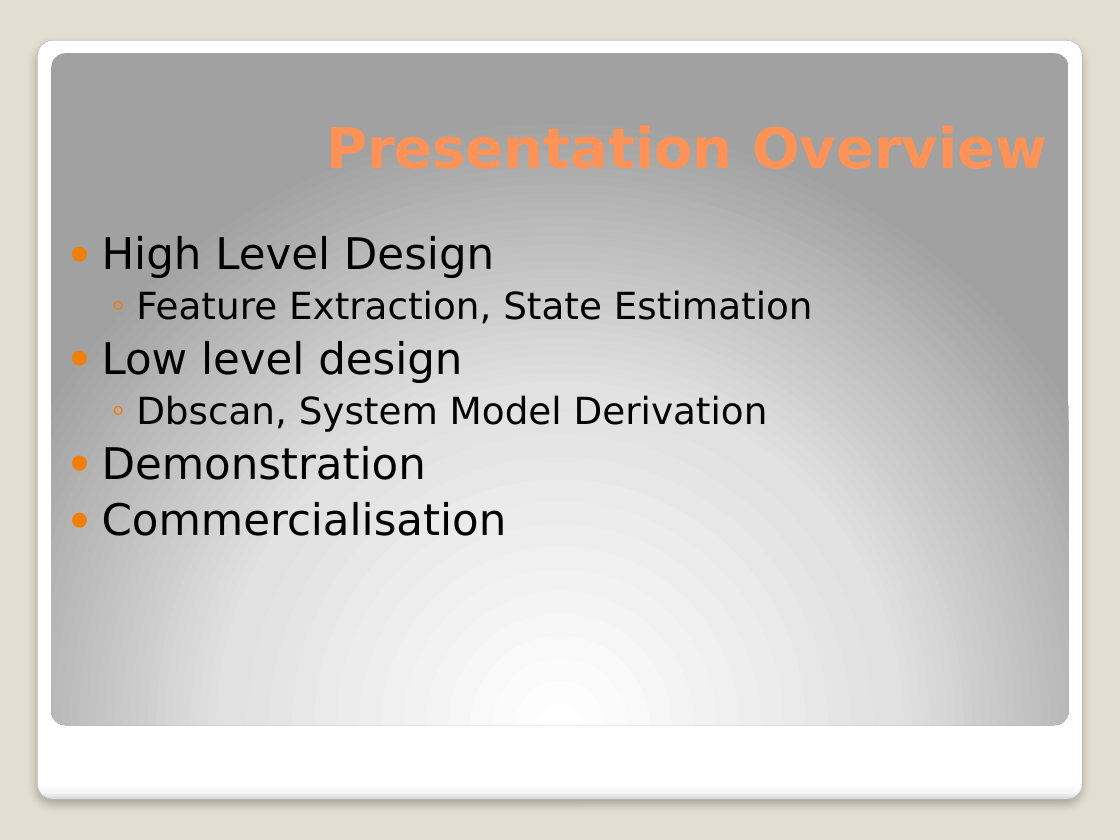
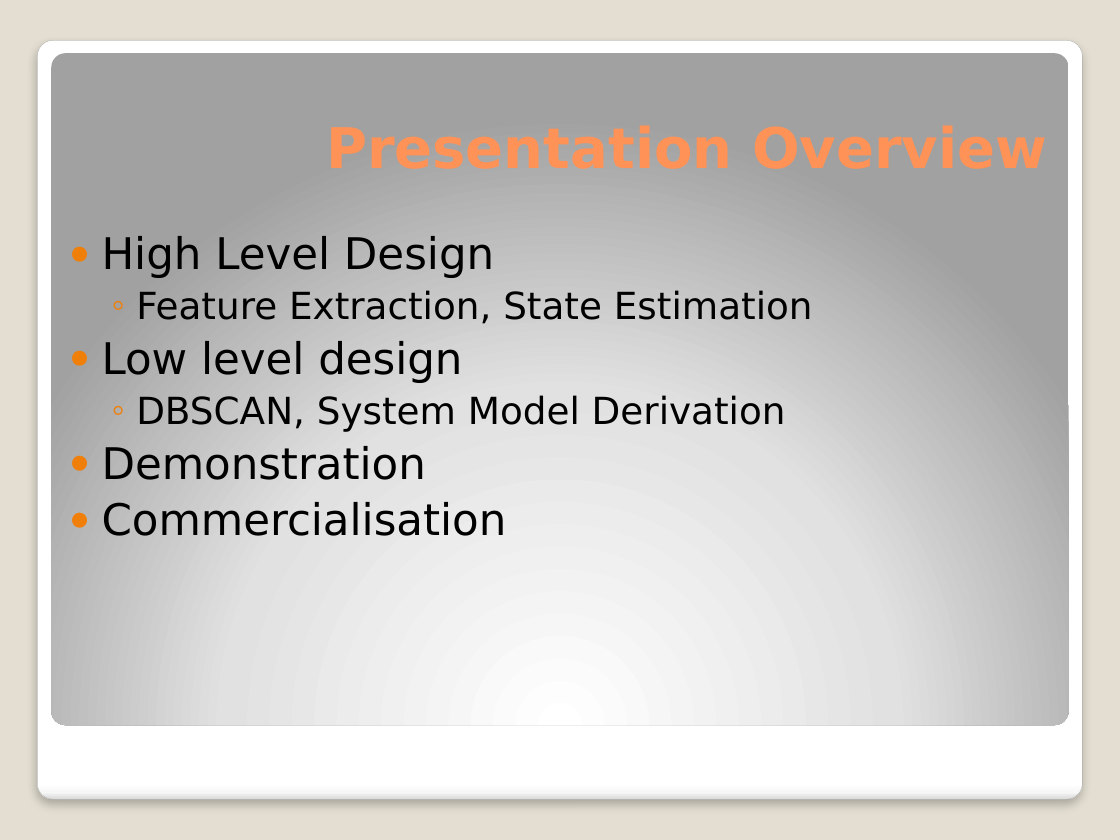
Before and after one commit to proftom/QuadCopter, a slide deck: slide 4 of presentation.pptx. Drawn at 1120x840 pixels with LibreOffice and Linux fonts; fonts in the diff are those of the drawing. Boxes give left, top, right and bottom in pixels: in the first picture for what was removed or moved away, otherwise in the second. Text is boxed around its words. In the diff, an @@ line names an element or a change of style, - is before the commit and + after.

```diff
--- a/presentation.pptx
+++ b/presentation.pptx
@@ text at <box>136,395,786,432</box>: text changed @@
-  ◦ Dbscan, System Model Derivation
+  ◦ DBSCAN, System Model Derivation
```
Also in this commit, not shown: 4 other slides changed, 1 slide added, 1 slide removed.
